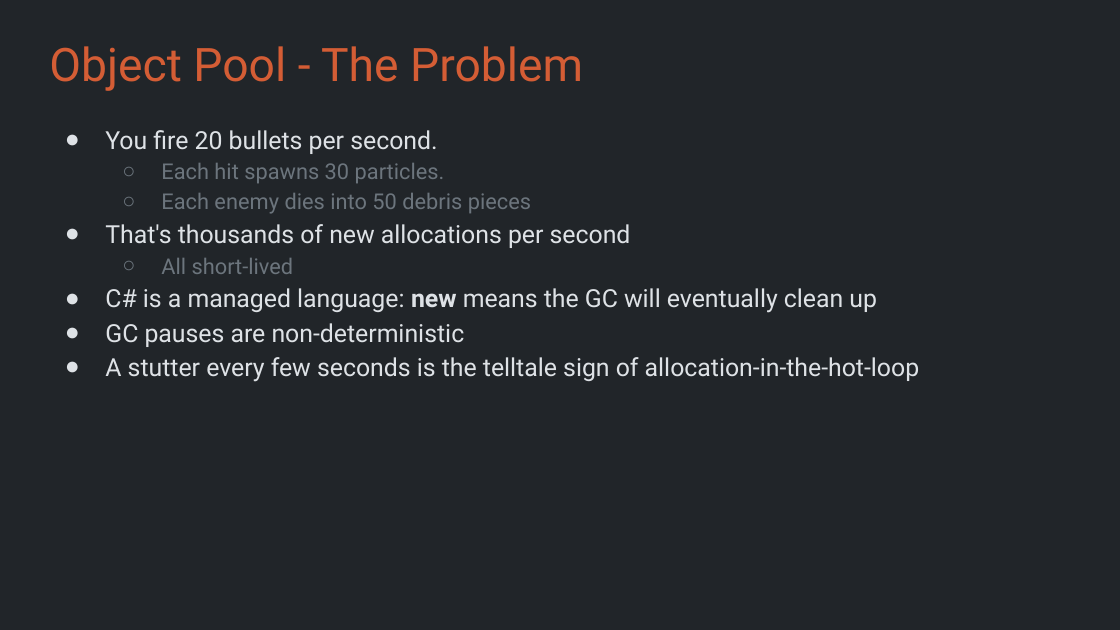
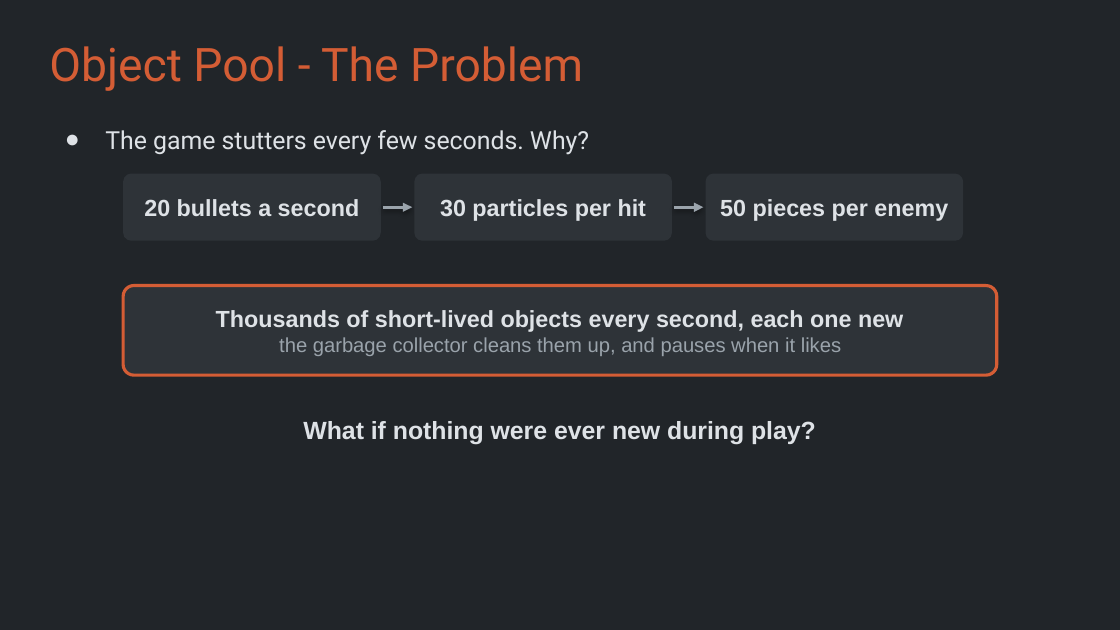
Before and after one commit to Metamate/gar, a slide deck: slide 16 of slides/11 Geometry Wars.pptx. Drawn at 1120x630 pixels with LibreOffice and Linux fonts; fonts in the diff are those of the drawing. Boxes give left, top, right and bottom in pixels: in the first picture for what was removed or moved away, otherwise in the second. Text is boxed around its words. In the diff, an @@ line names an element or a change of style, - is before the commit and + after.

```diff
--- a/slides/11 Geometry Wars.pptx
+++ b/slides/11 Geometry Wars.pptx
@@ text at [105, 130, 589, 155]: text changed @@
-● You fire 20 bullets per second.
-  ○ Each hit spawns 30 particles.
-  ○ Each enemy dies into 50 debris pieces
-● That's thousands of new allocations per second
-  ○ All short-lived
-● C# is a managed language: new means the GC will eventually clean up
-● GC pauses are non-deterministic
-● A stutter every few seconds is the telltale sign of allocation-in-the-hot-loop
+● The game stutters every few seconds. Why?
@@ rounded rectangle added at [123, 174, 381, 241], fill #2E3338, 15 pt, text #DEE2E6, bold @@
+20 bullets a second
@@ rounded rectangle added at [414, 174, 672, 241], fill #2E3338, 15 pt, text #DEE2E6, bold @@
+30 particles per hit
@@ rounded rectangle added at [706, 174, 963, 241], fill #2E3338, 15 pt, text #DEE2E6, bold @@
+50 pieces per enemy
@@ arrow added from (383, 207) to (412, 207), #9AA3AB 2 pt @@
@@ arrow added from (674, 207) to (703, 207), #9AA3AB 2 pt @@
@@ rounded rectangle added at [123, 286, 997, 375], fill #2E3338, outline #D45D35 2 pt, 13 pt, text #9AA3AB @@
+Thousands of short-lived objects every second, each one new
+the garbage collector cleans them up, and pauses when it likes
@@ text added at [303, 421, 816, 445], 16 pt, text #DEE2E6, bold @@
+What if nothing were ever new during play?
```
Also in this commit, not shown: 11 other slides changed, 1 slide added.
